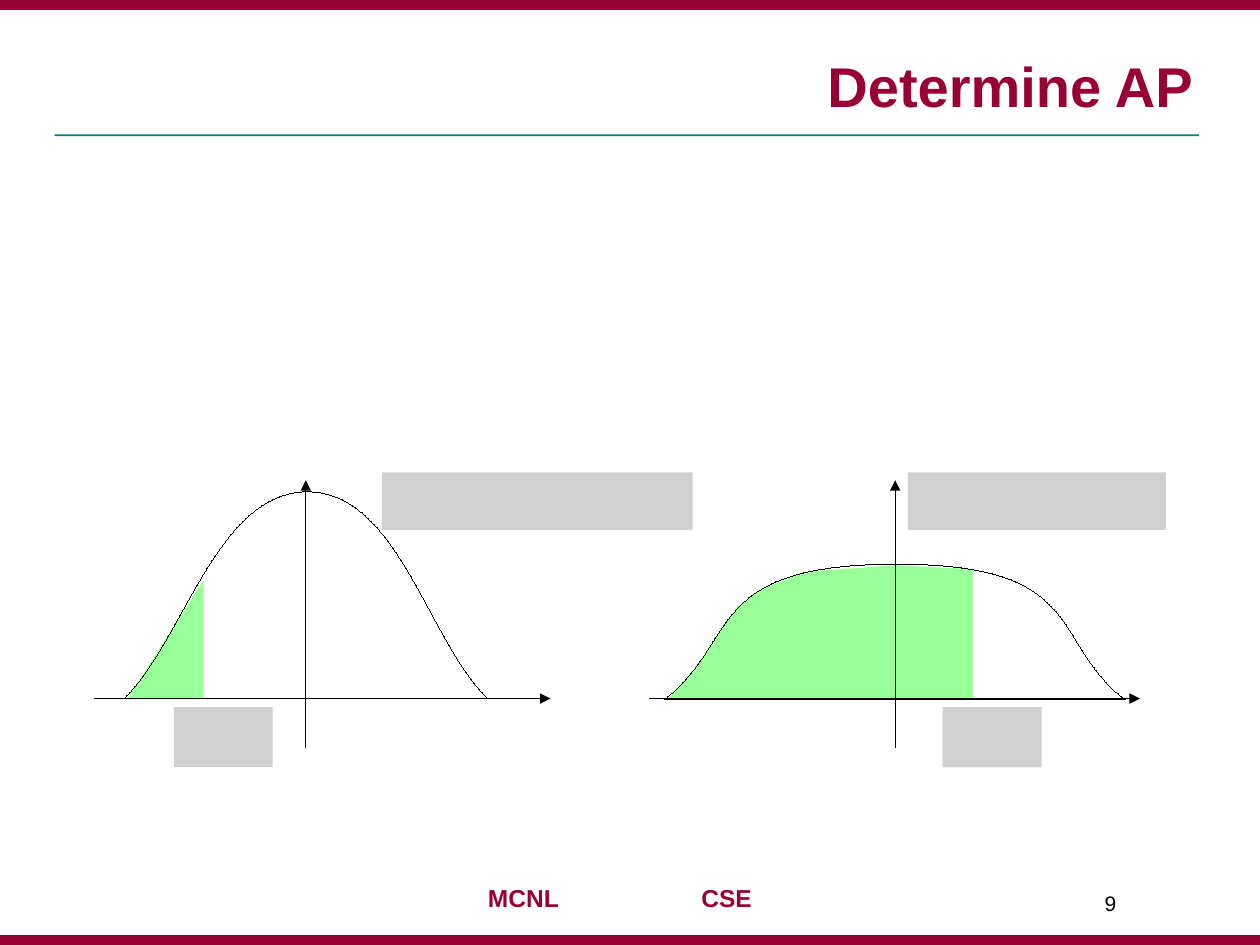
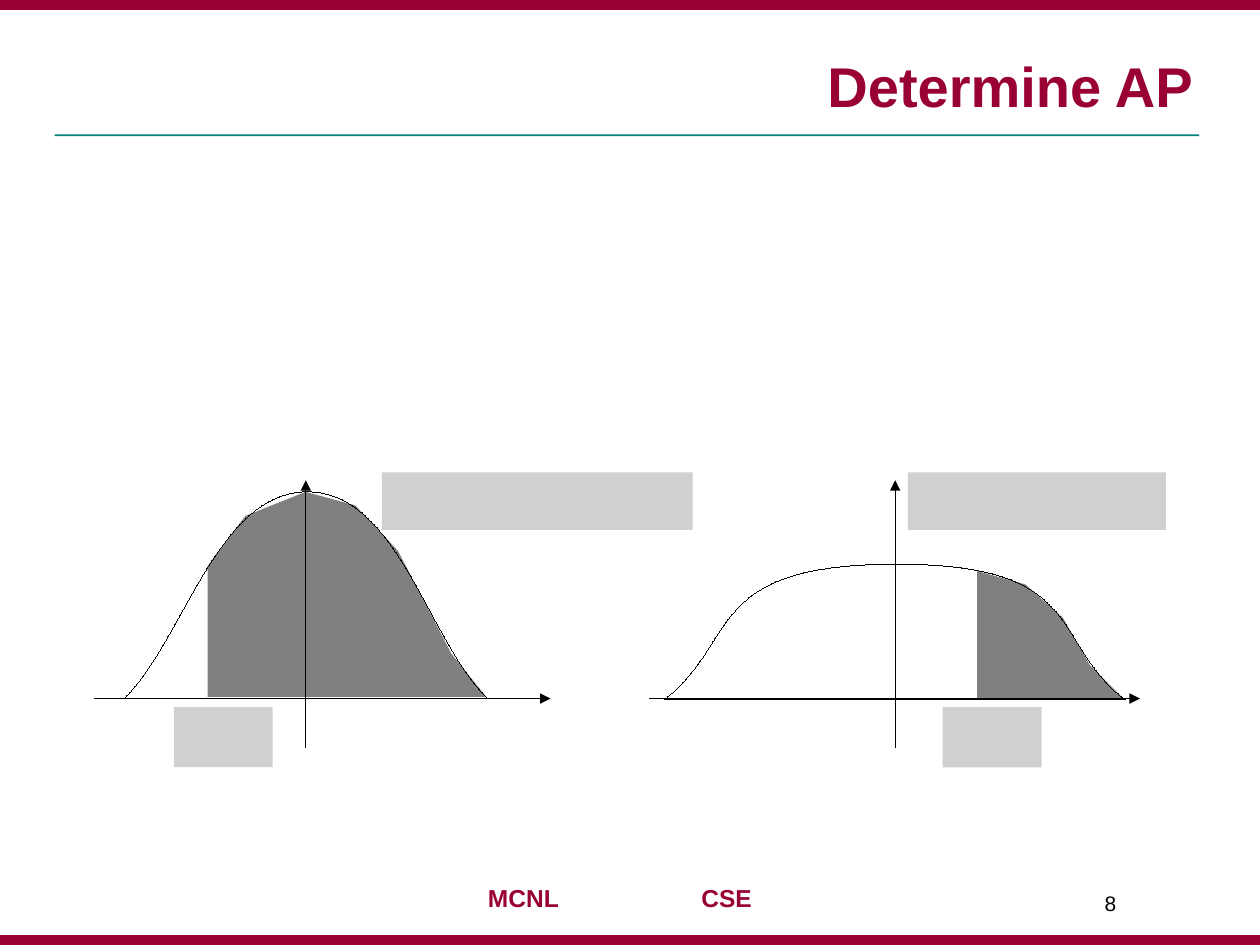
Before and after one commit to jaejunha/Paper, a slide deck: slide 8 of Daily(written_in_Korean)/181207.pptx (slide 9 before the commit). Drawn at 1260x945 pixels with LibreOffice and Linux fonts; fonts in the diff are those of the drawing; grey boxes stand for pictures; background and template pictures are left out. Boxes give left, top, right and bottom in pixels: in the first picture for what was removed or moved away, otherwise in the second. Text is boxed around its words. In the diff, an @@ line names an element or a change of style, - is before the commit and + after.

```diff
--- a/Daily(written_in_Korean)/181207.pptx
+++ b/Daily(written_in_Korean)/181207.pptx
@@ freeform shape added at <box>208,491,486,697</box>, fill #808080 @@
@@ freeform shape removed at <box>669,566,973,699</box> @@
@@ freeform shape removed at <box>127,580,204,699</box> @@
@@ freeform shape added at <box>978,571,1124,698</box>, fill #808080 @@
@@ page number at <box>1105,896,1117,912</box>: text changed @@
-9
+8
```
Also in this commit, not shown: 2 other slides changed, 1 slide removed.
